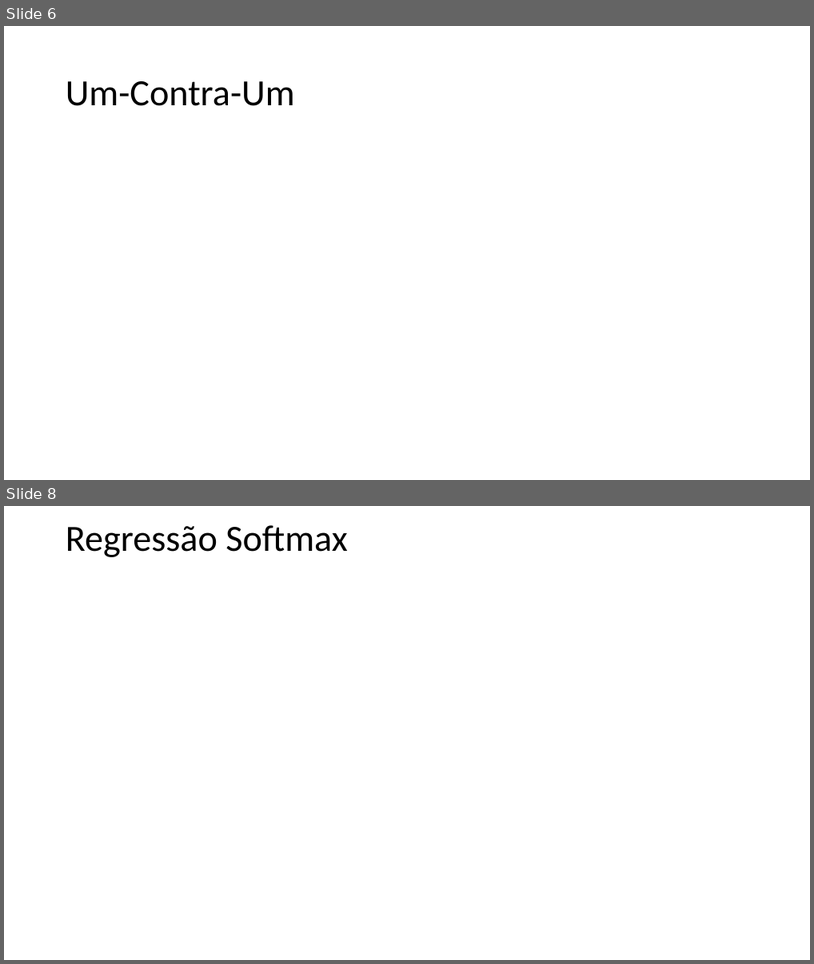
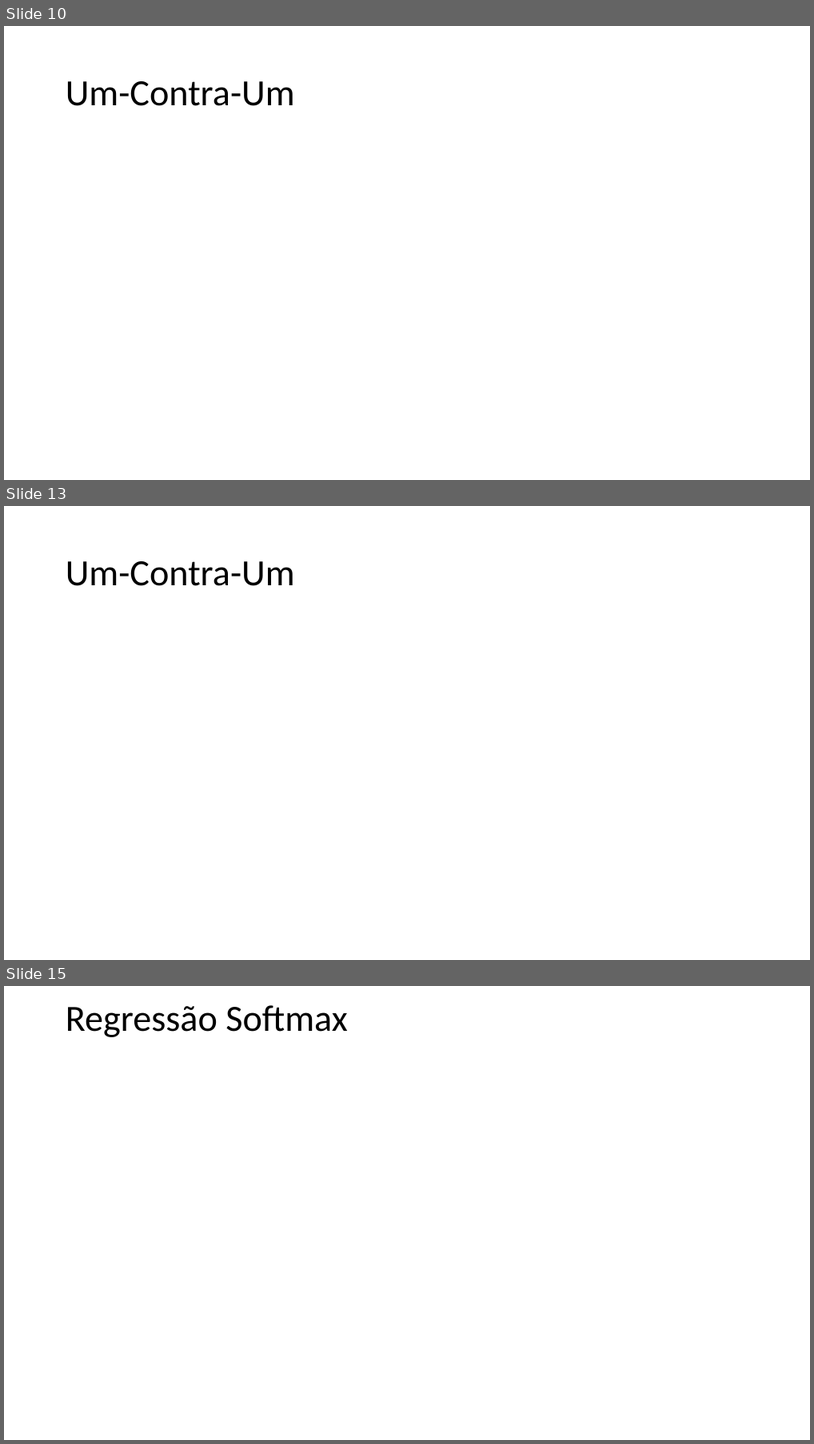
Before and after one commit to zz4fap/t320_aprendizado_de_maquina, a slide deck: slides/T320_Classificação (Parte IV).pptx. Shown one above the other, each under a label of ours: slides 6 and 8 before the commit, slides 10, 13 and 15 after it; the slides between them are not shown. The pictures are 814x964 and 814x1444 pixels, drawn with LibreOffice and Linux fonts; fonts in the diff are those of the drawing; grey boxes stand for pictures. Boxes give left, top, right and bottom in pixels: in the first picture for what was removed or moved away, otherwise in the second. Text is boxed around its words. In the diff, an @@ line names an element or a change of style, - is before the commit and + after.

```diff
--- a/slides/T320_Classificação (Parte IV).pptx
+++ b/slides/T320_Classificação (Parte IV).pptx
@@ slide 13 added at (4,506,810,960), background #FFFFFF @@
@@ title added at (66,561,295,586), 44 pt, text #000000 @@
+Um-Contra-Um
@@ what was slide 6 is now slide 10 @@
@@ what was slide 8 is now slide 15 @@
```
Also in this commit, not shown: 5 slides changed, 6 other slides added, 1 other file.
